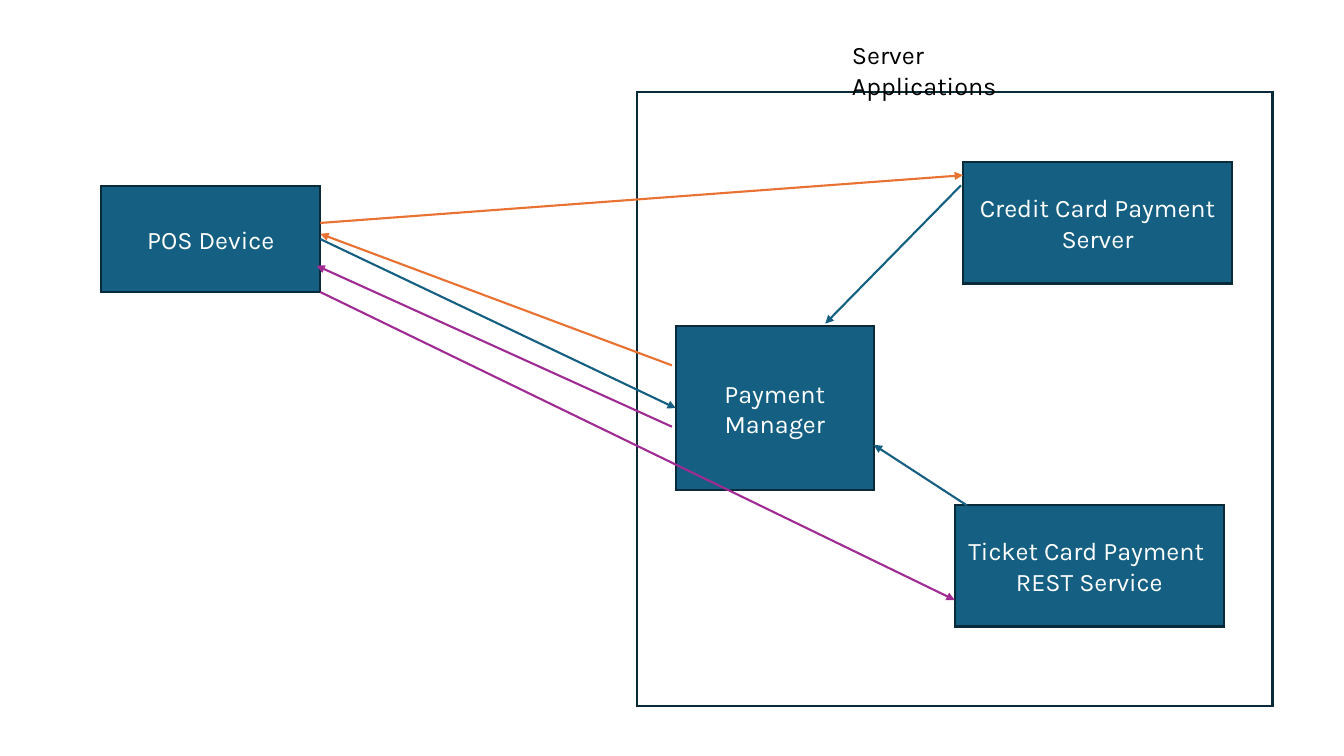
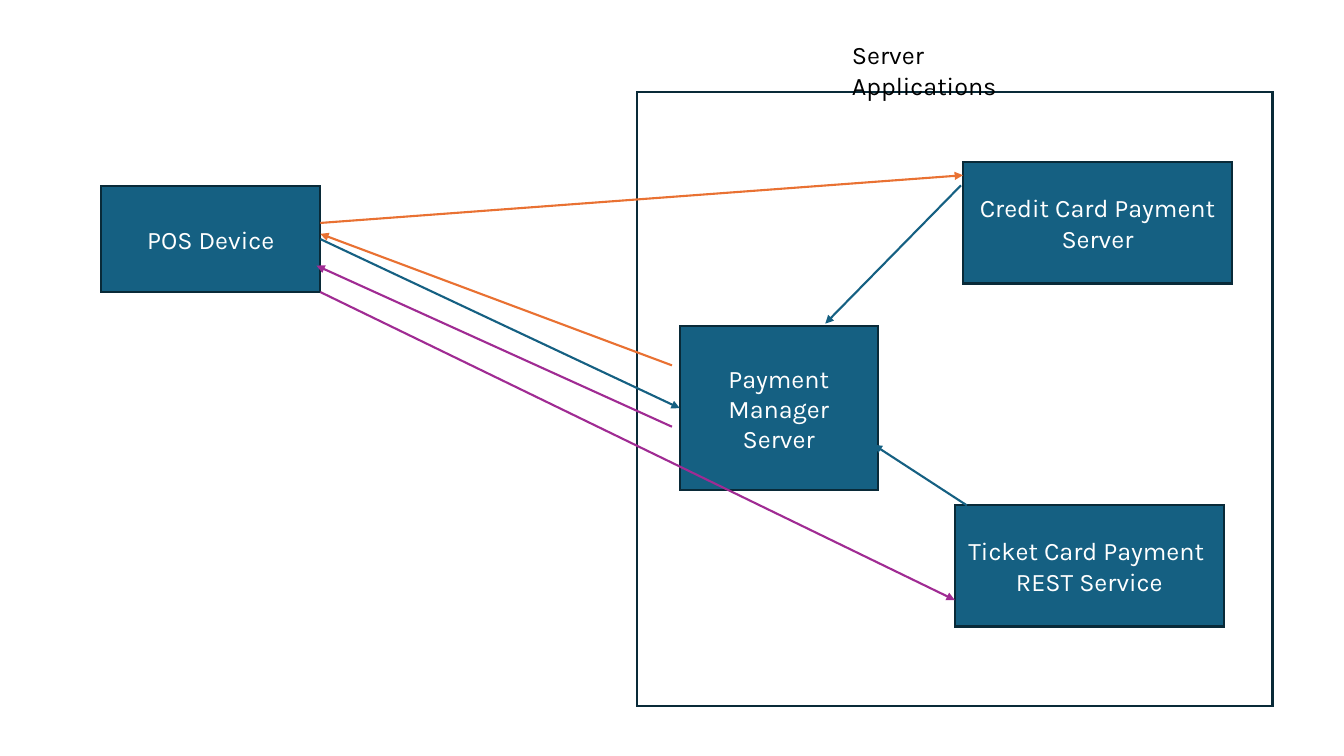
Before and after one commit to oguzkaran/JavaApp2-Jan-2024, a slide deck: slide 1 of src/Projects/PaymentSystem/GeneralDesign.pptx. Drawn at 1344x756 pixels with LibreOffice and Linux fonts; fonts in the diff are those of the drawing. Boxes give left, top, right and bottom in pixels: in the first picture for what was removed or moved away, otherwise in the second. Text is boxed around its words. In the diff, an @@ line names an element or a change of style, - is before the commit and + after.

```diff
--- a/src/Projects/PaymentSystem/GeneralDesign.pptx
+++ b/src/Projects/PaymentSystem/GeneralDesign.pptx
@@ arrow moved from (321, 239) - (676, 408) to (321, 239) - (680, 408) @@
@@ rectangle "Payment Manager": place and size @@
-rectangle "Payment Manager" at <box>676,327,873,490</box>
+rectangle "Payment Manager" at <box>680,327,877,490</box>
@@ text in rectangle at <box>743,432,815,449</box>: paragraph added @@
+Server
```
Also in this commit, not shown: 30 other files.
